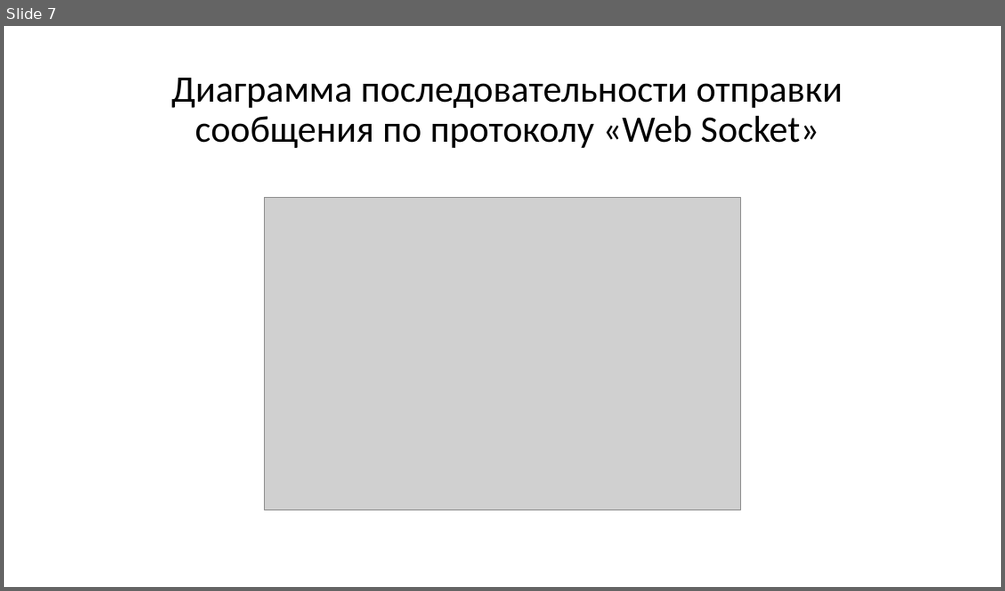
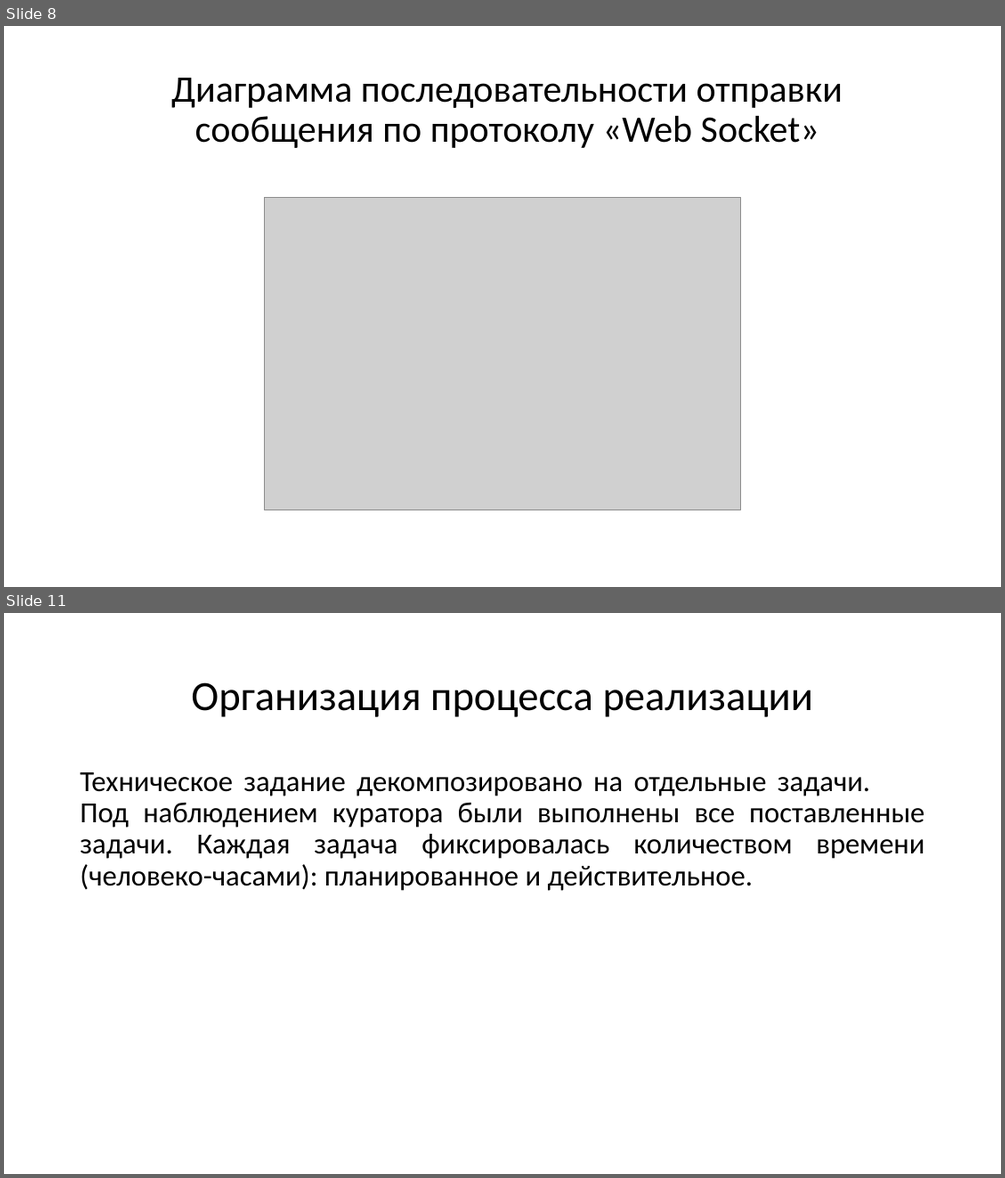
Before and after one commit to TigarBel/Grammes, a slide deck: Клиент-серверное приложение.pptx. Shown one above the other, each under a label of ours: slide 7 before the commit, slides 8 and 11 after it; the slides between them are not shown. The pictures are 1005x591 and 1005x1178 pixels, drawn with LibreOffice and Linux fonts; fonts in the diff are those of the drawing; grey boxes stand for pictures. Boxes give left, top, right and bottom in pixels: in the first picture for what was removed or moved away, otherwise in the second. Text is boxed around its words. In the diff, an @@ line names an element or a change of style, - is before the commit and + after.

```diff
--- a/Клиент-серверное приложение.pptx
+++ b/Клиент-серверное приложение.pptx
@@ slide 11 added at <box>4,613,1001,1174</box>, background #FFFFFF @@
@@ title added at <box>191,682,814,717</box>, 40 pt, text #000000 @@
+Организация процесса реализации
@@ text added at <box>80,772,924,891</box>, 28 pt, text #000000 @@
+Техническое задание декомпозировано на отдельные задачи. Под наблюдением куратора были выполнены все поставленные задачи. Каждая задача фиксировалась количеством времени (человеко-часами): планированное и действительное.
@@ what was slide 7 is now slide 8 @@
```
Also in this commit, not shown: 5 slides changed, 4 other slides added, 3 slides removed, 30 other files.
